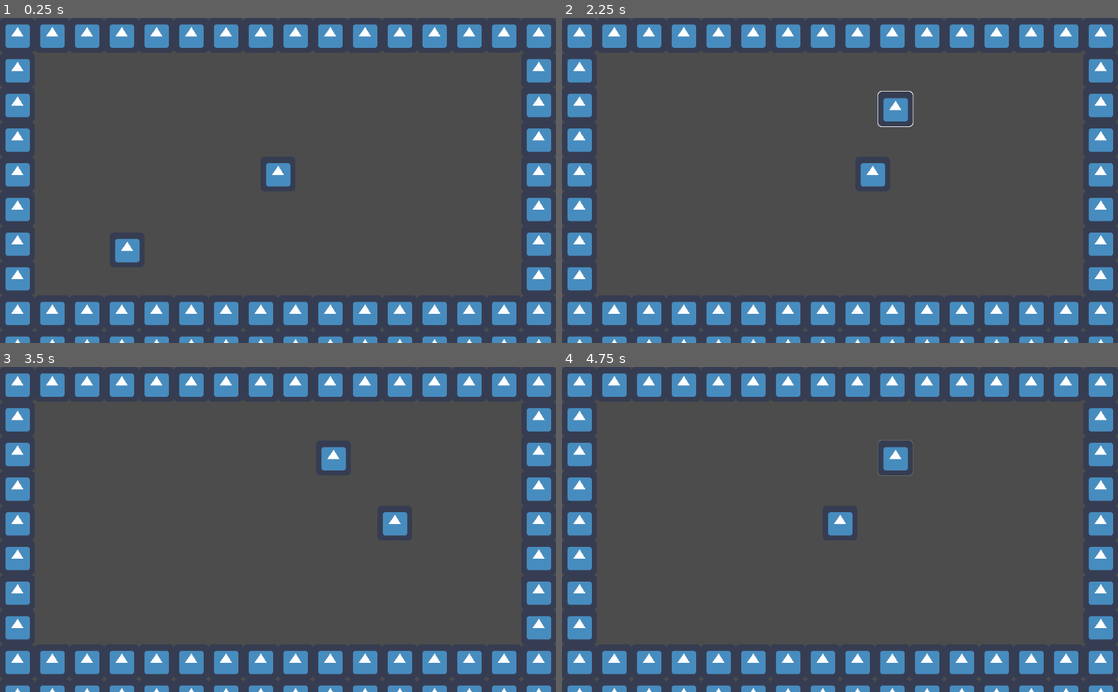
Above: before the commit, frames 1-4 (two rows, left to right).
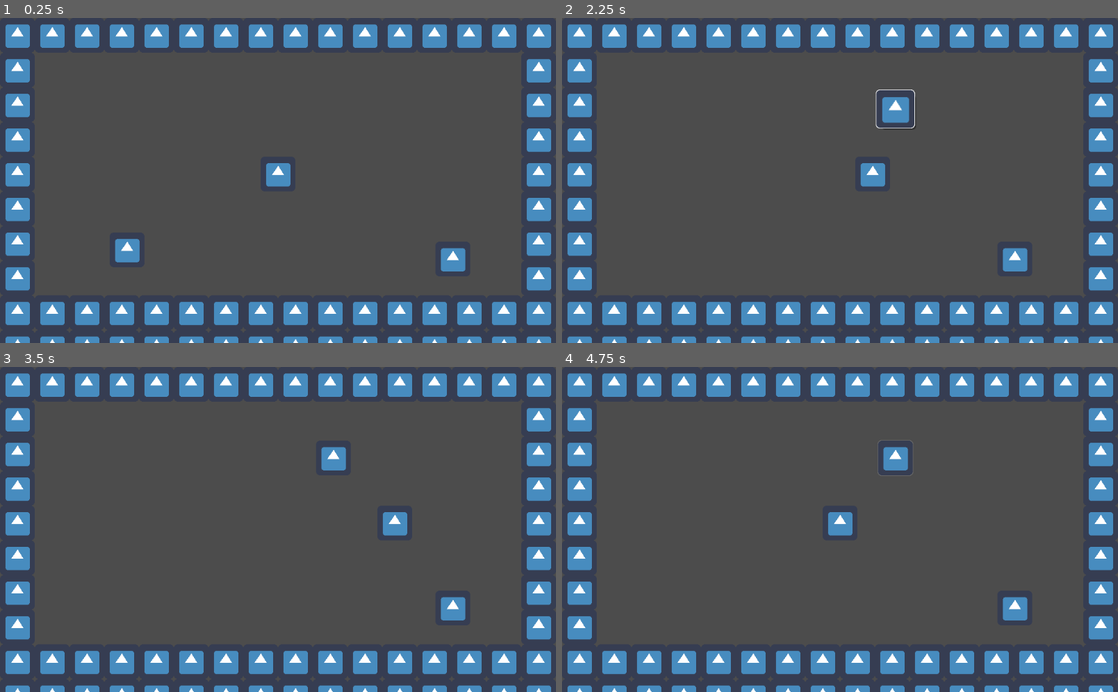
Above: after the commit, the same moments.

Repository: Gravedigger7789/little-willys-milk-bar
Game: Godot game, scene res://World.tscn
Same seed, same stepped clock (60 frames per second), same inputs: the game is played once before the commit and once after it. The engine's default icon, where the game draws it, is replaced by a stand-in: a white triangle on a blue panel in a dark square.
Inputs (mouse positions are in pixels of both pictures, inside the frame that each line leads up to):
- Up to frame 1 (0.25 s): no input
- Up to frame 2 (2.25 s): tap Enter at 0.5 s; drag from (689, 248) to (895, 109) at 0.52 s; drag from (728, 196) to (895, 109) at 1.27 s; tap Space at 2 s; move the mouse to (895, 109) at 2.02 s; press the mouse at (895, 109) at 2.03 s; hold Right (ui_right) from 2.03 s (still down)
- Up to frame 3 (3.5 s): release Right (ui_right) at 2.75 s; release the mouse at (333, 458) at 2.75 s; drag from (250, 594) to (111, 480) at 2.77 s
- Up to frame 4 (4.75 s): tap Enter at 3.5 s; move the mouse to (1006, 578) at 3.52 s; press the mouse at (1006, 578) at 3.53 s; hold Left (ui_left) 3.53-4.25 s; release the mouse at (1006, 578) at 4.25 s; drag from (673, 480) to (895, 458) at 4.27 s

The runs differ from the first frame. In frame 1, 0.3% of the frame differs, in the area x 79-84%, y 70-78%; in frame 2, 0.6%, in the area x 56-84%, y 22-78%; in frame 3, 0.3%; in frame 4, 0.3%.

Commit message:
Added shadow to draggable objects

Diff:
--- a/World.tscn
+++ b/World.tscn
@@ -44,3 +44,6 @@
 
 [node name="Draggable" parent="." instance=ExtResource( 4 )]
 position = Vector2( 234, 428 )
+
+[node name="Draggable2" parent="." instance=ExtResource( 4 )]
+position = Vector2( 834, 445 )
--- a/src/Objects/Draggable.gd
+++ b/src/Objects/Draggable.gd
@@ -4,17 +4,49 @@
 
 export var outline_color := Color.white
 
-onready var sprite := $Sprite
+onready var sprite: Sprite = $Sprite
+onready var sprite_start_scale := sprite.scale
+onready var sprite_lift_scale := sprite_start_scale + Vector2(0.1, 0.1)
+onready var sprite_shadow: Sprite = $SpriteShadow
+onready var sprite_shadow_start_position := sprite_shadow.position
 
 var _dragging := false
+var _touch_position_offset := Vector2()
+var _shadow_lift_offset := Vector2(10, 10)
 
-func _physics_process(_delta: float) -> void:
+
+func _ready() -> void:
+	sprite_shadow.texture = sprite.texture
+
+
+func _process(_delta: float) -> void:
 	if _dragging:
-		position = get_global_mouse_position()
+		var new_position = get_global_mouse_position() - _touch_position_offset
+		var tween := create_tween() \
+			.set_trans(Tween.TRANS_SINE) \
+			.set_ease(Tween.EASE_OUT)
+		# warning-ignore:return_value_discarded
+		tween.tween_property(self, "global_position", new_position, 0.15)
+		if sprite.scale == sprite_start_scale:
+			# warning-ignore:return_value_discarded
+			tween.parallel().tween_property(sprite, "scale", sprite_lift_scale, 0.15)
+		if sprite_shadow.position == sprite_shadow_start_position:
+			# warning-ignore:return_value_discarded
+			tween.parallel().tween_property(sprite_shadow, "position", sprite_shadow.position + _shadow_lift_offset, 0.15)
+	else:
+		if sprite.scale != sprite_start_scale or sprite_shadow.position != sprite_shadow_start_position:
+			var tween := create_tween() \
+				.set_trans(Tween.TRANS_SINE) \
+				.set_ease(Tween.EASE_OUT)
+			# warning-ignore:return_value_discarded
+			tween.tween_property(sprite, "scale", sprite_start_scale, 0.15)
+			# warning-ignore:return_value_discarded
+			tween.parallel().tween_property(sprite_shadow, "position", sprite_shadow_start_position, 0.15)
 
 
 func _input(event: InputEvent) -> void:
-	if _dragging and event.is_action_released("touch"):
+	if _dragging and (event.is_action_released("touch") or \
+		(event is InputEventScreenTouch and !event.is_pressed())):
 		_dragging = false
 
 
@@ -23,6 +55,7 @@
 		get_tree().set_input_as_handled()
 		emit_signal("picked_up", self)
 		_dragging = true
+		_touch_position_offset = get_global_mouse_position() - global_position
 
 
 func _on_Draggable_mouse_entered() -> void:
@@ -31,6 +64,7 @@
 		.set_ease(Tween.EASE_OUT)
 	# warning-ignore:return_value_discarded
 	tween.tween_method(self, "_outline_alpha", 0.0, 1.0, 0.5)
+
 
 func _on_Draggable_mouse_exited() -> void:
 	var tween := create_tween() \
--- a/src/Objects/Draggable.tscn
+++ b/src/Objects/Draggable.tscn
@@ -5,6 +5,7 @@
 [ext_resource path="res://src/Shaders/Outline.gdshader" type="Shader" id=3]
 
 [sub_resource type="ShaderMaterial" id=3]
+resource_local_to_scene = true
 shader = ExtResource( 3 )
 shader_param/outline_color = Color( 1, 1, 1, 0 )
 shader_param/width = 1.0
@@ -14,6 +15,9 @@
 
 [node name="Draggable" type="Area2D"]
 script = ExtResource( 2 )
+
+[node name="SpriteShadow" type="Sprite" parent="."]
+modulate = Color( 0, 0, 0, 0.392157 )
 
 [node name="Sprite" type="Sprite" parent="."]
 material = SubResource( 3 )
